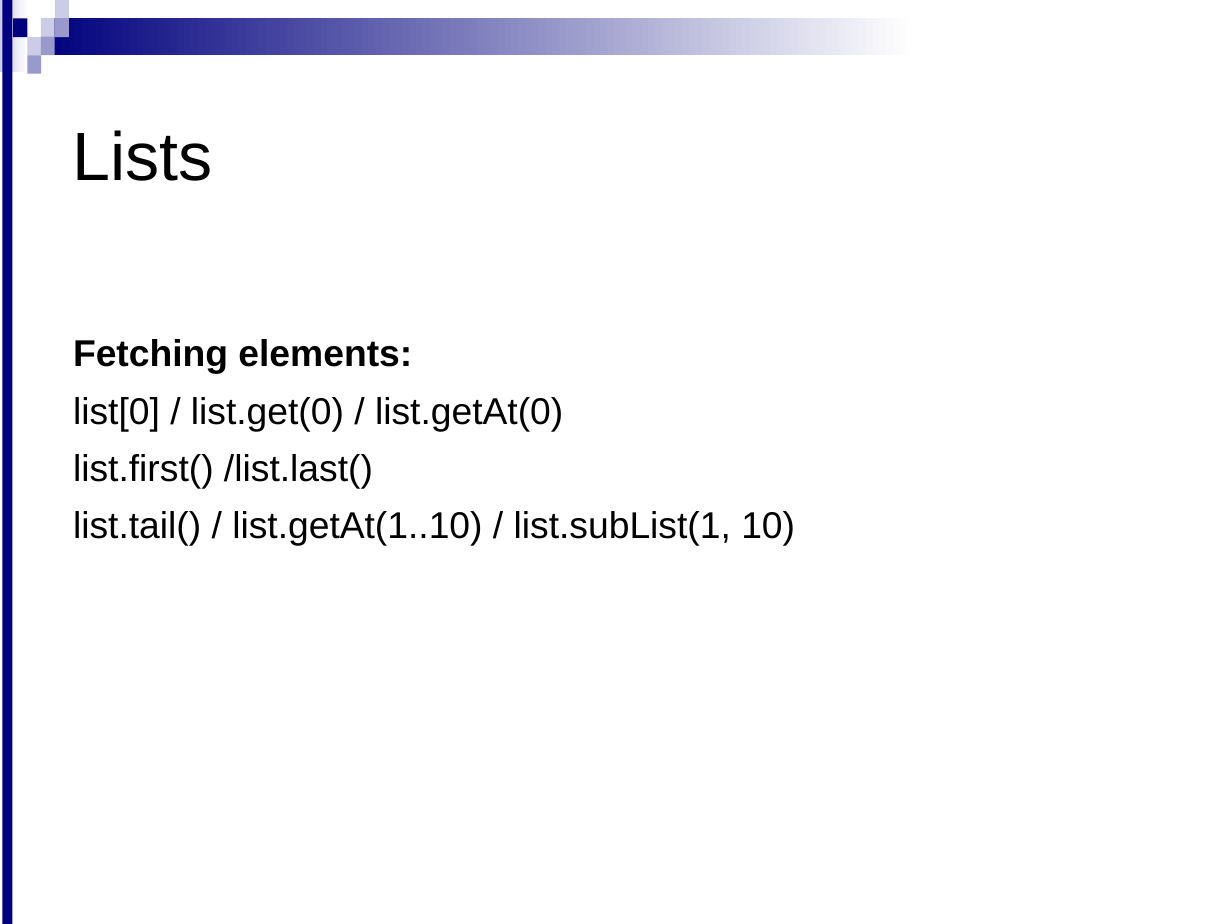
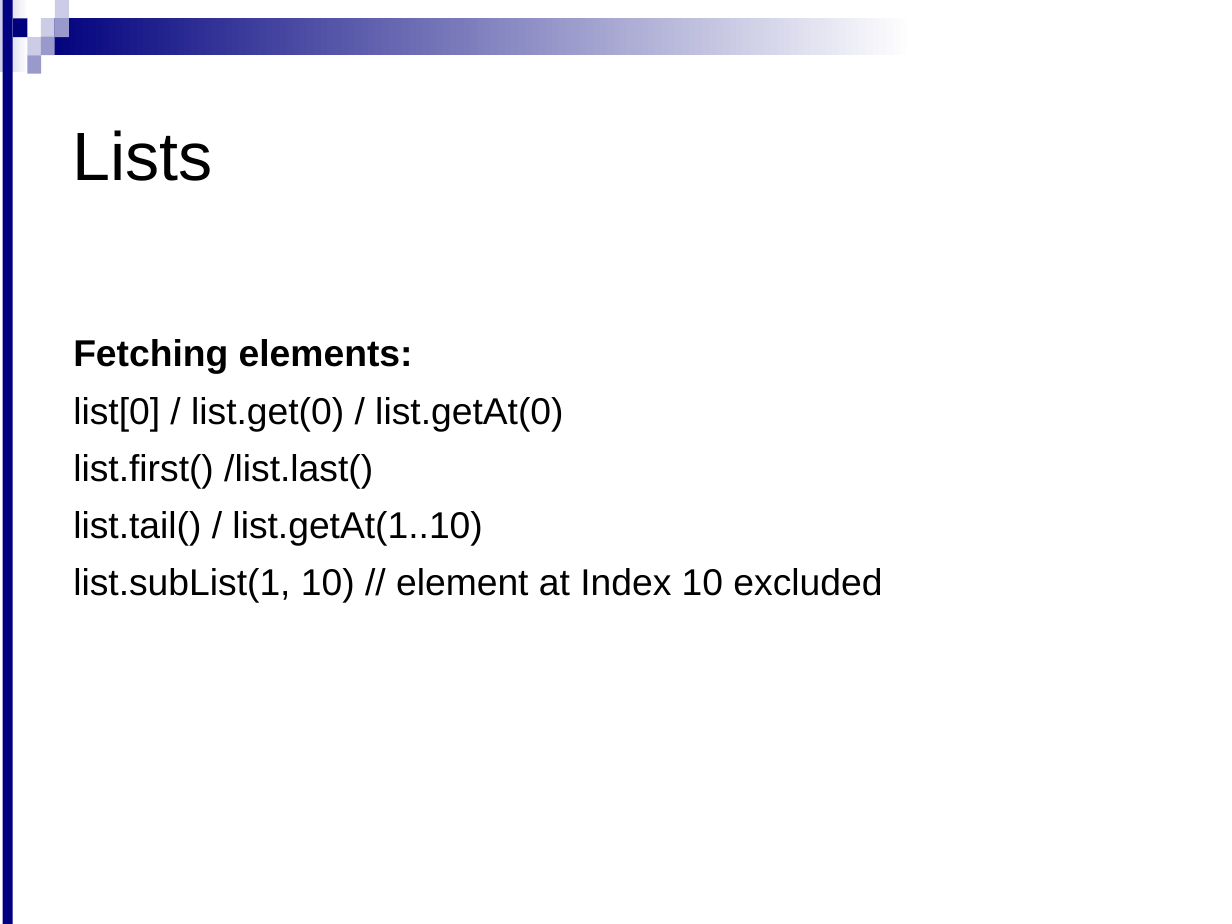
Before and after one commit to hiteshBhatia/Collection, a slide deck: slide 5 of Day2-GroovyCollections(2).ppt. Drawn at 1232x924 pixels with LibreOffice and Linux fonts; fonts in the diff are those of the drawing; background and template pictures are left out. Boxes give left, top, right and bottom in pixels: in the first picture for what was removed or moved away, otherwise in the second. Text is boxed around its words. In the diff, an @@ line names an element or a change of style, - is before the commit and + after.

```diff
--- a/Day2-GroovyCollections(2).ppt
+++ b/Day2-GroovyCollections(2).ppt
@@ text at box(73, 511, 882, 603): text changed @@
-list.tail() / list.getAt(1..10) / list.subList(1, 10)
+list.tail() / list.getAt(1..10)
+list.subList(1, 10) // element at Index 10 excluded
```
Also in this commit, not shown: 8 other slides changed, 1 other file.
